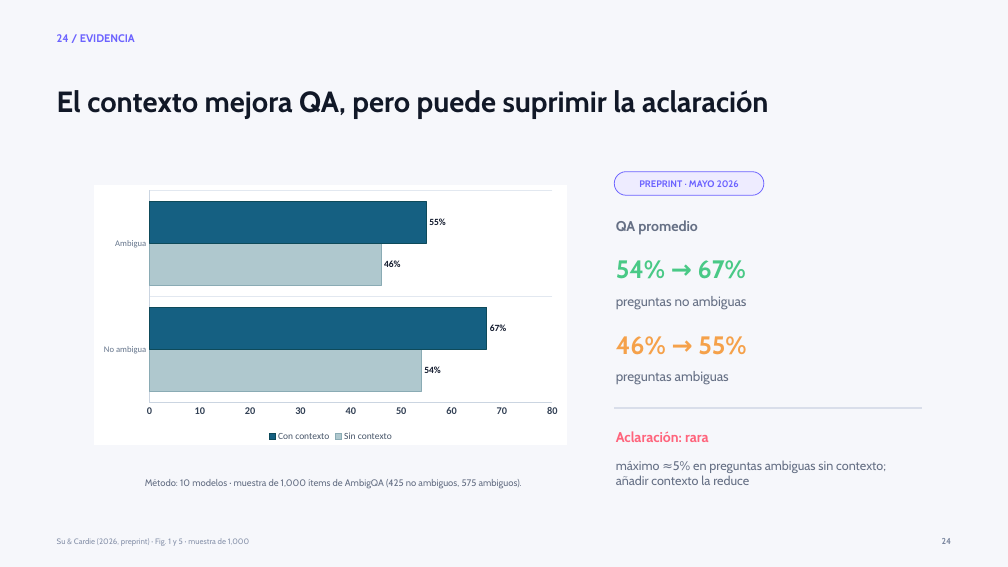
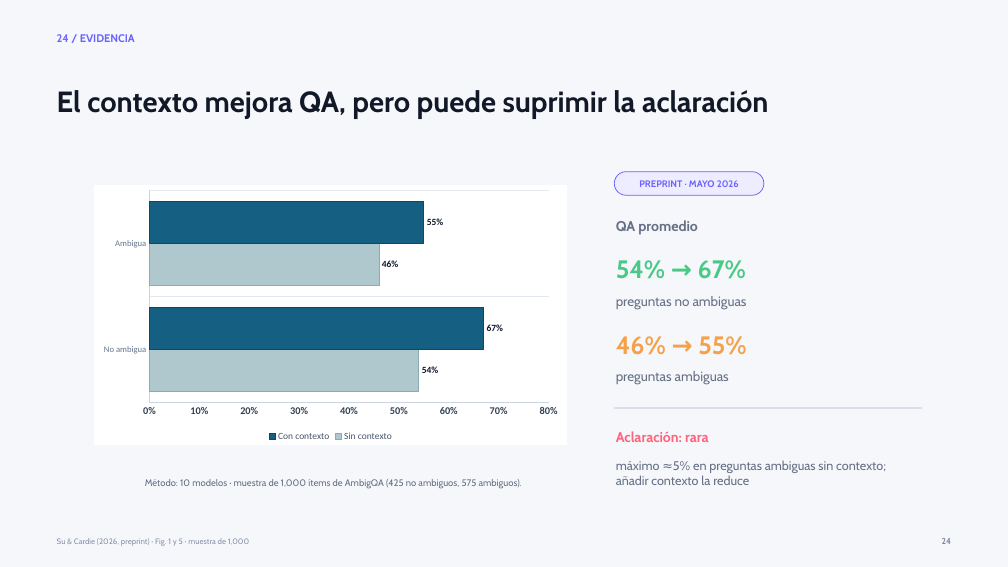
Before and after one commit to kevingomezbcp/Context-engineering, a slide deck: slide 24 of presentation/Context_Engineering_y_Ambiguedad_fuentes_verificadas.pptx. Drawn at 1008x567 pixels with LibreOffice and Linux fonts; fonts in the diff are those of the drawing. Boxes give left, top, right and bottom in pixels: in the first picture for what was removed or moved away, otherwise in the second. Text is boxed around its words. In the diff, an @@ line names an element or a change of style, - is before the commit and + after.

```diff
--- a/presentation/Context_Engineering_y_Ambiguedad_fuentes_verificadas.pptx
+++ b/presentation/Context_Engineering_y_Ambiguedad_fuentes_verificadas.pptx
@@ bar chart at (95, 185, 567, 445) @@
@@ category axis changed @@
@@ value axis changed @@
```
Also in this commit, not shown: 7 other files.
